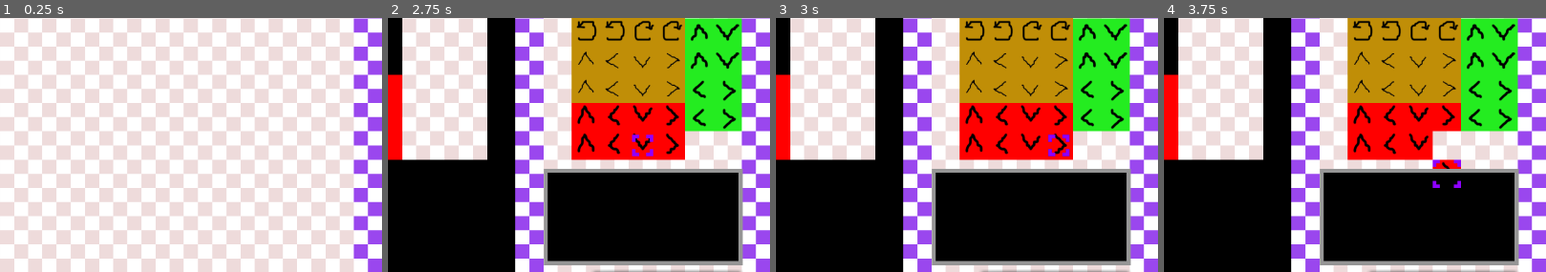
Above: before the commit, frames 1-4 (left to right).
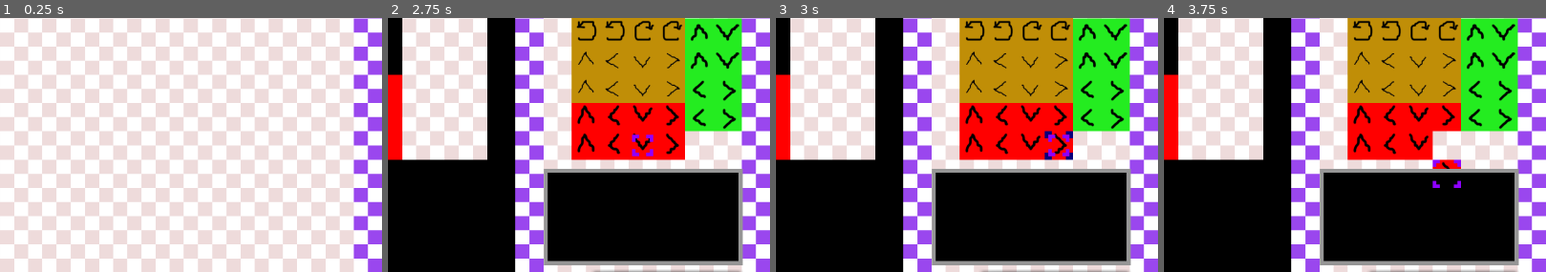
Above: after the commit, the same moments.

Repository: WIT-SCDS-F22-GAME-COOP/Zombie-Game
Game: Godot game, scene res://TSCN/Menu.tscn
Same seed, same stepped clock (60 frames per second), same inputs: the game is played once before the commit and once after it. The engine's default icon, where the game draws it, is replaced by a stand-in: a white triangle on a blue panel in a dark square.
Inputs:
- Up to frame 1 (0.25 s): no input
- Up to frame 2 (2.75 s): click "start" at 0.5 s; click "BACK TO MENU" at 1.25 s; click "start" at 2 s
- Up to frame 3 (3 s): hold D (move_right) from 2.78 s (still down); tap Space (select) at 2.85 s
- Up to frame 4 (3.75 s): tap Enter at 3.5 s; release D (move_right) at 3.53 s; hold S (move_down) from 3.53 s (still down); tap Space (select) at 3.6 s
The pictures show only the part of the screen within x 50-100%, y 39-89%; the shares and areas given below are measured in that part.

Frames 1-2 are identical in both runs. In frame 3, 0.2% of the frame differs, in the area x 70-78%, y 44-57%; in frame 4, nothing differs.

Commit message:
Add files via upload

Diff:
--- a/Scripts/World.gd
+++ b/Scripts/World.gd
@@ -3,12 +3,29 @@
 var current_button = 0
 var selected_tile_pos = Vector2.ZERO
 var selected_tile = -1
+var durability_matrix = []
+var matrix_output = ""
+var last_pos_red = Vector2.ZERO
+var last_pos_green = Vector2.ZERO
+
 
 # Called when the node enters the scene tree for the first time.
 func _ready():
 	assign_ids()
 	draw_map(Global.level)
 	level_specific()
+	for x in range(25):
+		durability_matrix.append([])
+		for y in range(16):
+			match $ActionTile.get_cell(x+1, y+1):
+				-1:
+					durability_matrix[x].append(-1)
+				0:
+					durability_matrix[x].append(2)
+				1:
+					durability_matrix[x].append(3)
+				_:
+					durability_matrix[x].append(-1)
 
 
 # Called every frame. 'delta' is the elapsed time since the previous frame.
@@ -24,6 +41,8 @@
 			selected_tile = $ActionTile.get_cell($Cursor.tile_position.x, $Cursor.tile_position.y)
 			$SelectedCursor.position = $Cursor.position
 		elif (selected_tile != -1 && $TileMap.get_cell($Cursor.tile_position.x, $Cursor.tile_position.y) == 1 && initial_pos_check()):
+			durability_matrix[$Cursor.tile_position.x-1][$Cursor.tile_position.y-1] = durability_matrix[selected_tile_pos.x-1][selected_tile_pos.y-1]
+			durability_matrix[selected_tile_pos.x-1][selected_tile_pos.y-1] = -1;
 			$ActionTile.set_cell($Cursor.tile_position.x, $Cursor.tile_position.y, selected_tile, false,false,false, Vector2(0,0))
 			$ActionTile.set_cell(selected_tile_pos.x, selected_tile_pos.y, -1, false,false,false, Vector2(0,0))
 			selected_tile = -1
@@ -100,12 +119,27 @@
 	$Green.modulate = Color(0,1,0)
 
 func pass_tile():
+
 	var red = Tiles.get_tile($Red.position)
 	var green = Tiles.get_tile($Green.position)
 	$Red.current_tile = $ActionTile.get_cell(red.x,red.y)
 	$Green.current_tile = $ActionTile.get_cell(green.x,green.y)
 	$Red.current_floor = pass_floor($Red.current_floor,red)
 	$Green.current_floor = pass_floor($Green.current_floor,green)
+
+	if (red != last_pos_red):
+		last_pos_red = red
+		if(durability_matrix[red.x-1][red.y-1] > 0):
+			durability_matrix[red.x-1][red.y-1] -=1
+			if (durability_matrix[red.x-1][red.y-1] == 0):
+				$ActionTile.set_cell(red.x, red.y, -1, false,false,false, Vector2(0,0))
+
+	if (green != last_pos_green):
+		last_pos_green = green
+		if(durability_matrix[green.x-1][green.y-1] > 0):
+			durability_matrix[green.x-1][green.y-1] -=1
+			if (durability_matrix[green.x-1][green.y-1] == 0):
+				$ActionTile.set_cell(green.x, green.y, -1, false,false,false, Vector2(0,0))
 
 func pass_floor(a,b):
 	a[3] = $TileMap.get_cell(b.x - 1,b.y)
@@ -158,6 +192,16 @@
 func _on_Button_pressed():
 	Global.return_menu()
 
+#prints durability matrix for testing
+func print_matrix():
+	matrix_output = ""
+	for y in range(16):
+			for x in range(25):
+				matrix_output += str(durability_matrix[x][y])
+				matrix_output += ", "
+			matrix_output += "\n"
+	print(matrix_output)
+
 
 func _Back_Button_Entered(area):
 	current_button = 1
--- a/TSCN/World.tscn
+++ b/TSCN/World.tscn
@@ -543,7 +543,6 @@
 modulate = Color( 0.0470588, 0.662745, 0.490196, 1 )
 position = Vector2( -256, 0 )
 frames = SubResource( 8 )
-frame = 1
 playing = true
 
 [node name="MarginContainer" type="MarginContainer" parent="."]
